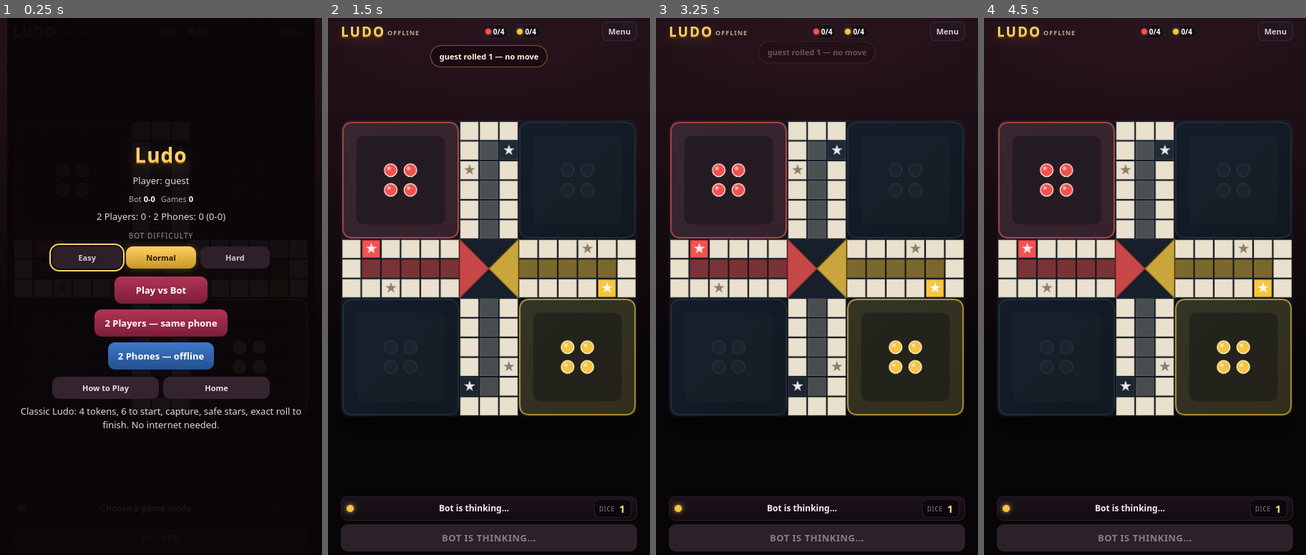
Above: before the commit, frames 1-4 (left to right).
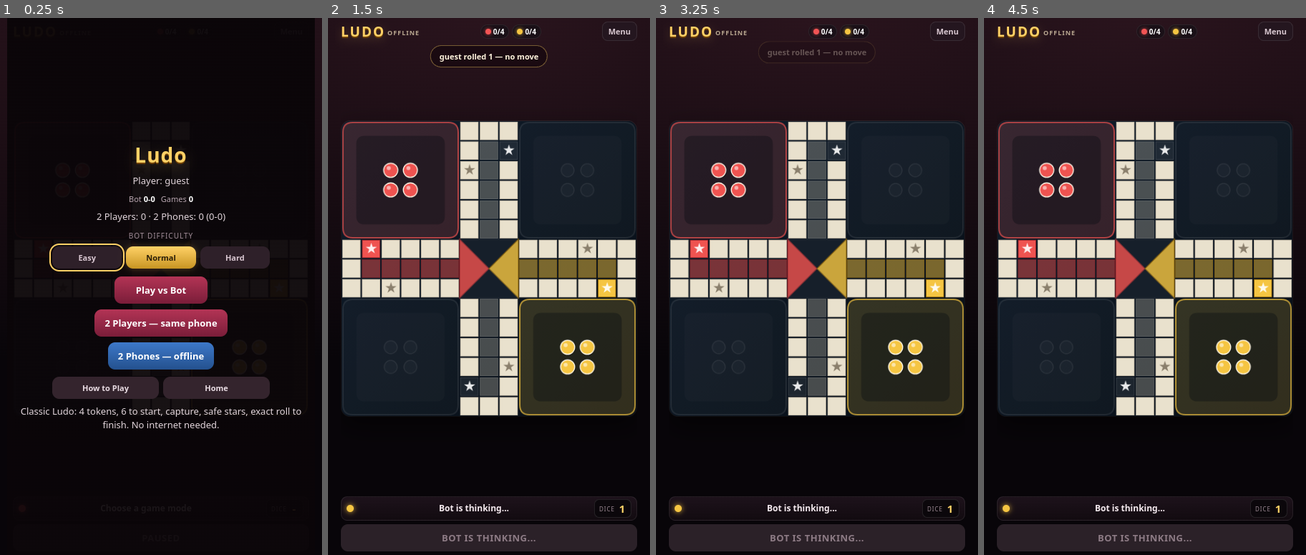
Above: after the commit, the same moments.

Repository: ShubhamCode015/Web-games
Game: browser game, page games/ludo/index.html
Same seed, same stepped clock (60 frames per second), same inputs: the game is played once before the commit and once after it.
Inputs:
- Up to frame 1 (0.25 s): no input
- Up to frame 2 (1.5 s): click "Easy" at 0.27 s; click "Play vs Bot" at 0.52 s; click "ROLL DICE" at 0.77 s; hold Right from 1.03 s (still down); tap Ctrl at 1.1 s
- Up to frame 3 (3.25 s): release Right at 1.53 s; hold Down 1.58-1.85 s; tap Ctrl every 0.5 s from 1.6 to 3.1 s; hold Left 1.9-2.47 s; hold Up 2.52-2.82 s; hold Right from 2.87 s (still down)
- Up to frame 4 (4.5 s): release Right at 3.53 s; hold Up 3.58-3.82 s; tap Ctrl at 3.6, 4.1 s; hold Left 3.87-4.3 s; hold Down from 4.35 s (still down)

The runs differ from the first frame. In frame 2, 0.5% of the frame differs, in the area x 16-84%, y 26-67%; in frame 3, 0.5%; in frame 4, 0.5%.

Commit message:
Add files via upload

Diff:
--- a/games/ludo/game.js
+++ b/games/ludo/game.js
@@ -79,6 +79,64 @@
   clearTimeout(toastTimer);
   toastTimer = setTimeout(function () { el.className = 'toast'; }, 2400);
 }
+
+var audioCtx = null;
+function getAudio() {
+  if (audioCtx) return audioCtx;
+  try {
+    var C = window.AudioContext || window.webkitAudioContext;
+    if (!C) return null;
+    audioCtx = new C();
+  } catch (e) { audioCtx = null; }
+  return audioCtx;
+}
+function tone(freq, dur, type, vol, delay) {
+  var c = getAudio();
+  if (!c) return;
+  try {
+    if (c.state === 'suspended') { try { c.resume(); } catch (e) {} }
+    var o = c.createOscillator();
+    var g = c.createGain();
+    o.type = type || 'square';
+    o.frequency.value = freq;
+    var t = c.currentTime + (delay || 0);
+    g.gain.setValueAtTime(0.0001, t);
+    g.gain.exponentialRampToValueAtTime(vol || 0.08, t + 0.01);
+    g.gain.exponentialRampToValueAtTime(0.0001, t + dur);
+    o.connect(g);
+    g.connect(c.destination);
+    o.start(t);
+    o.stop(t + dur + 0.02);
+  } catch (e) {}
+}
+function sfxRoll() {
+  tone(880, 0.05, 'square', 0.06, 0);
+  tone(660, 0.05, 'square', 0.06, 0.06);
+  tone(440, 0.08, 'square', 0.06, 0.12);
+}
+function sfxMove(ev) {
+  if (!ev) return;
+  if (ev.win) { sfxWin(); return; }
+  if (ev.captured && ev.captured.length) {
+    tone(220, 0.08, 'sawtooth', 0.09, 0);
+    tone(160, 0.12, 'sawtooth', 0.09, 0.08);
+    return;
+  }
+  if (ev.finished) {
+    tone(660, 0.07, 'triangle', 0.08, 0);
+    tone(880, 0.09, 'triangle', 0.08, 0.08);
+    return;
+  }
+  if (ev.bonus) tone(520, 0.06, 'square', 0.06, 0);
+  else tone(420, 0.05, 'square', 0.05, 0);
+}
+function sfxWin() {
+  tone(523, 0.1, 'triangle', 0.09, 0);
+  tone(659, 0.1, 'triangle', 0.09, 0.1);
+  tone(784, 0.1, 'triangle', 0.09, 0.2);
+  tone(1046, 0.18, 'triangle', 0.1, 0.3);
+}
+function sfxNoMove() { tone(240, 0.1, 'square', 0.06, 0); }
 
 function show(id) {
   for (var i = 0; i < OVERLAYS.length; i++) {
@@ -410,7 +468,7 @@
     var offsets = tokenOffsets(n);
     var baseX = (g.cell[1] + 0.5) * CELL;
     var baseY = (g.cell[0] + 0.5) * CELL;
-    var radius = n === 1 ? CELL * 0.32 : n <= 4 ? CELL * 0.19 : CELL * 0.14;
+    var radius = n === 1 ? CELL * 0.36 : n <= 4 ? CELL * 0.22 : CELL * 0.16;
     for (var i = 0; i < n; i++) {
       var item = g.items[i];
       var off = offsets[i] || [0, 0];
@@ -785,8 +843,10 @@
   if (!canRoll()) return;
   selectedToken = null;
   var ev = engine.roll(game, Math.random);
+  sfxRoll();
   render();
   eventToast(ev);
+  if (ev && ev.type === 'noMove') sfxNoMove();
   focusActionSoon();
   return ev;
 }
@@ -816,6 +876,7 @@
   if (mode === 'remote') {
     if (remote.role === 'host') {
       var ev = engine.move(game, i);
+      sfxMove(ev);
       render();
       eventToast(ev);
       sendState();
@@ -831,6 +892,7 @@
     return;
   }
   var result = engine.move(game, i);
+  sfxMove(result);
   selectedToken = null;
   render();
   eventToast(result);
--- a/games/ludo/index.html
+++ b/games/ludo/index.html
@@ -92,7 +92,7 @@
       <p><b>Capture:</b> landing on an opponent sends it back to base, except on start squares and star safe squares.</p>
       <p><b>Win:</b> first player to bring all 4 tokens home wins. Three 6s in a row loses that turn.</p>
       <p><b>Keys:</b> 5 or Enter rolls, 1-4 picks a token, D-pad moves focus, 0 opens the menu. Tap tokens on the board too.</p>
-      <p><b>2 Phones:</b> use the same Wi-Fi hotspot or Bluetooth tethering. Exchange the pairing codes once; gameplay stays offline.</p>
+      <p><b>2 Phones:</b> use the same Wi-Fi hotspot or Bluetooth tethering. Use Copy/Share/Paste or type the chunked code. On KaiOS, if copy fails, use Share/SMS or type the code.</p>
     </div>
     <button id="helpBack" type="button">Back</button>
   </div>
